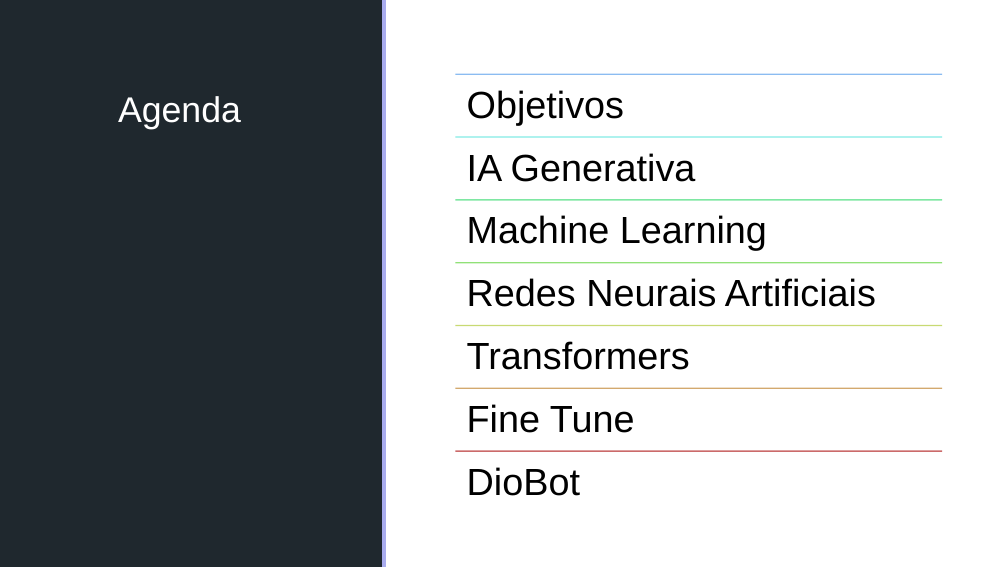
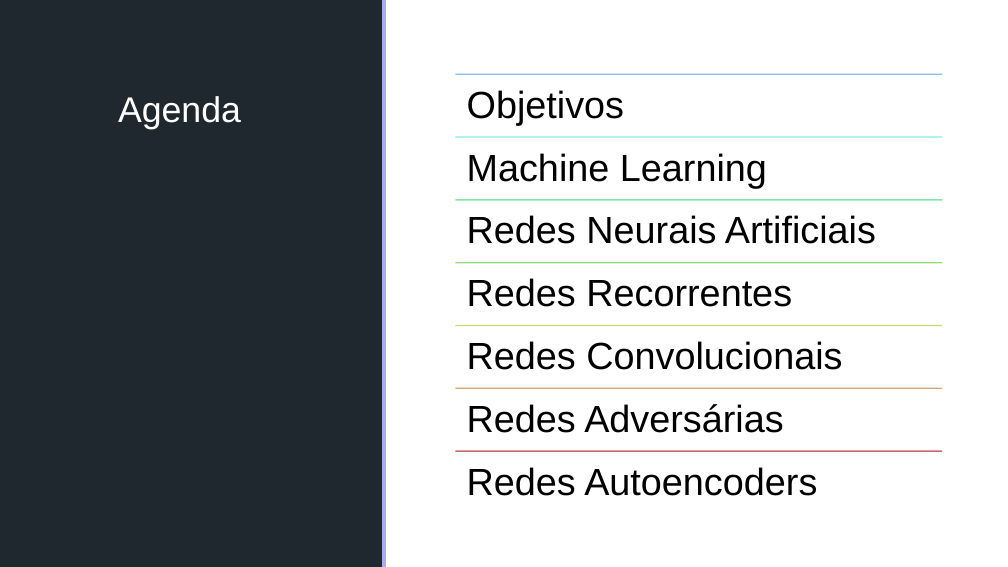
Before and after one commit to batestin1/coding_the_future_dio_redes_neurais, a slide deck: slide 3 of materiais/redes_neurais_dio.pptx. Drawn at 1008x567 pixels with LibreOffice and Linux fonts; fonts in the diff are those of the drawing; background and template pictures are left out. Boxes give left, top, right and bottom in pixels: in the first picture for what was removed or moved away, otherwise in the second. Text is boxed around its words. In the diff, an @@ line names an element or a change of style, - is before the commit and + after.

```diff
--- a/materiais/redes_neurais_dio.pptx
+++ b/materiais/redes_neurais_dio.pptx
@@ text "Machine Learning": place and size @@
-text "Machine Learning" at (467, 215, 767, 251)
+text "Machine Learning" at (467, 153, 767, 188)
@@ text removed at (467, 153, 696, 182) @@
-IA Generativa
@@ text "Redes Neurais Artificiais": place and size @@
-text "Redes Neurais Artificiais" at (467, 278, 876, 307)
+text "Redes Neurais Artificiais" at (467, 215, 876, 244)
@@ text added at (467, 278, 792, 307), 36 pt, text #000000 @@
+Redes Recorrentes
@@ text at (467, 341, 842, 370): text changed @@
-Transformers
+Redes Convolucionais
@@ text at (467, 404, 784, 433): text changed @@
-Fine Tune
+Redes Adversárias
@@ text at (467, 467, 817, 496): text changed @@
-DioBot
+Redes Autoencoders
```
Also in this commit, not shown: 4 other slides changed, 5 slides added, 10 slides removed, 5 other files.
